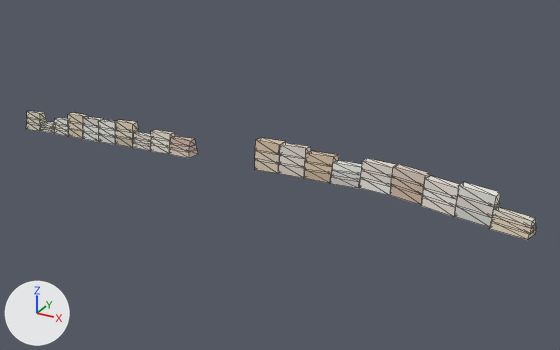
The glTF model assets/malta/countryside/farm_-22_-26_mid.glb, before and after one commit.
One viewpoint serves both versions: a camera (50 mm lens) standing at (371.0, -360.2, 75.5) and looking at (353.2, -327.7, 59.3). The lights are fixed; the arrows at lower left show +X, +Y and +Z. The first picture is the older version. Mesh edges are drawn as thin lines. Vertices at exactly the same position are counted once.

Names of what the first picture shows: 'geometry_0'.
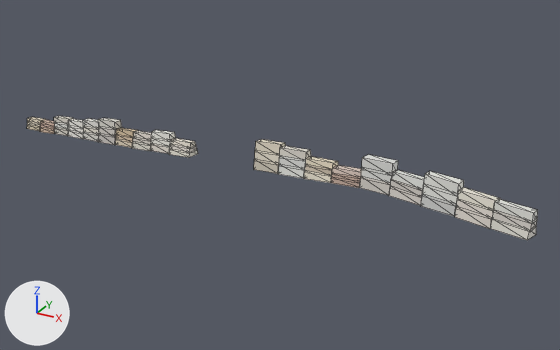
What differs and where, as boxes (x1, y1, x2, y2) in the pictures (560 x 350 px; the box of a moved part takes in the faces that stretch with it):
'geometry_0', reshaped, recoloured
    before: (26, 111, 537, 240)
    after: (27, 116, 538, 240)
part 1 of me_geometry_0, moved or reshaped
    before: (27, 117, 47, 126)
    after: (28, 122, 40, 126)
part 2 of me_geometry_0, moved or reshaped
    before: (27, 111, 46, 120)
    after: (27, 117, 46, 124)
part 3 of me_geometry_0, moved or reshaped
    before: (68, 122, 83, 131)
    after: (68, 125, 84, 135)
part 4 of me_geometry_0, moved or reshaped
    before: (68, 113, 88, 123)
    after: (68, 119, 84, 127)
part 5 of me_geometry_0, moved or reshaped
    before: (83, 116, 104, 127)
    after: (83, 118, 99, 128)
part 6 of me_geometry_0, moved or reshaped
    before: (115, 129, 139, 138)
    after: (116, 134, 133, 143)
part 7 of me_geometry_0, moved or reshaped
    before: (115, 120, 139, 131)
    after: (116, 128, 138, 137)
part 8 of me_geometry_0, moved or reshaped
    before: (170, 136, 196, 146)
    after: (170, 138, 196, 147)
part 9 of me_geometry_0, moved or reshaped
    before: (280, 143, 311, 158)
    after: (280, 146, 311, 161)
part 10 of me_geometry_0, moved or reshaped
    before: (305, 161, 332, 173)
    after: (305, 165, 333, 175)
part 11 of me_geometry_0, moved or reshaped
    before: (305, 151, 339, 167)
    after: (306, 156, 338, 169)
part 12 of me_geometry_0, moved or reshaped
    before: (332, 170, 361, 182)
    after: (331, 173, 361, 184)
part 13 of me_geometry_0, moved or reshaped
    before: (332, 160, 362, 176)
    after: (332, 165, 361, 177)
part 14 of me_geometry_0, moved or reshaped
    before: (360, 170, 392, 185)
    after: (361, 170, 393, 183)
part 15 of me_geometry_0, moved or reshaped
    before: (362, 158, 396, 176)
    after: (361, 155, 398, 176)
part 16 of me_geometry_0, moved or reshaped
    before: (391, 176, 424, 194)
    after: (391, 179, 423, 197)
part 17 of me_geometry_0, moved or reshaped
    before: (392, 164, 430, 185)
    after: (392, 170, 425, 189)
part 18 of me_geometry_0, moved or reshaped
    before: (255, 138, 537, 240)
    after: (255, 139, 538, 240)
part 19 of me_geometry_0, moved or reshaped
    before: (116, 137, 133, 148)
    after: (115, 139, 132, 148)
part 20 of me_geometry_0, recoloured
    both: (27, 117, 536, 240)

What the commit changed:
me_geometry_0 is used by ob_geometry_0; location (0.0, 0.0, 0.0).
me_geometry_0 had 456 vertices, 684 faces and spanned x 333.0..366.9, y -332.8..-325.2, z 57.7..62.7.
me_geometry_0 now has 456 vertices, 684 faces and spans x 333.0..366.9, y -332.8..-325.2, z 57.7..62.8.
me_geometry_0 part 1: the loose piece of 8 vertices spanning x 333.0..334.7, y -326.1..-325.3, z 58.0..58.7 is scaled about its middle by (1.01, 0.954, 0.703), then moved by (0.0, 0.0, -0.2).
me_geometry_0 part 2: the loose piece of 8 vertices spanning x 333.1..334.7, y -326.1..-325.3, z 58.4..59.0 is moved by (0.0, 0.0, -0.4).
me_geometry_0 part 3: the loose piece of 8 vertices spanning x 337.7..339.3, y -327.0..-326.2, z 58.7..59.5 is moved by (0.0, 0.0, -0.2).
me_geometry_0 part 4: the loose piece of 8 vertices spanning x 337.7..339.3, y -327.0..-326.3, z 59.1..59.9 is moved by (0.0, 0.0, -0.3).
me_geometry_0 part 5: the loose piece of 8 vertices spanning x 339.2..340.8, y -327.3..-326.5, z 59.3..60.0 is moved by (0.0, 0.0, -0.1).
me_geometry_0 part 6: the loose piece of 8 vertices spanning x 342.2..343.9, y -328.0..-327.2, z 59.4..60.1 is scaled about its middle by (1, 1.05, 0.725), then moved by (0.0, 0.0, -0.3).
me_geometry_0 part 7: the loose piece of 8 vertices spanning x 342.2..343.9, y -328.0..-327.2, z 59.8..60.6 is moved by (0.0, 0.0, -0.4).
me_geometry_0 part 8: the loose piece of 8 vertices spanning x 346.9..348.5, y -328.9..-328.1, z 60.1..60.7 is moved by (0.0, 0.0, -0.1).
me_geometry_0 part 9: the loose piece of 8 vertices spanning x 354.5..356.1, y -330.5..-329.7, z 61.5..62.3 is moved by (0.0, 0.0, -0.1).
me_geometry_0 part 10: the loose piece of 8 vertices spanning x 356.0..357.7, y -330.8..-330.0, z 61.2..61.9 is scaled about its middle by (0.997, 1.04, 0.846), then moved by (0.0, 0.0, -0.1).
me_geometry_0 part 11: the loose piece of 8 vertices spanning x 356.0..357.7, y -330.8..-330.0, z 61.5..62.2 is moved by (0.0, 0.0, -0.2).
me_geometry_0 part 12: the loose piece of 8 vertices spanning x 357.6..359.2, y -331.2..-330.2, z 61.3..61.9 is moved by (0.0, 0.0, -0.1).
me_geometry_0 part 13: the loose piece of 8 vertices spanning x 357.5..359.2, y -331.1..-330.3, z 61.6..62.2 is moved by (0.0, 0.0, -0.2).
me_geometry_0 part 14: the loose piece of 8 vertices spanning x 359.1..360.7, y -331.4..-330.6, z 61.6..62.2 is moved by (0.0, 0.0, 0.1).
me_geometry_0 part 15: the loose piece of 8 vertices spanning x 359.1..360.7, y -331.4..-330.7, z 62.0..62.6 is moved by (0.0, 0.0, 0.1).
me_geometry_0 part 16: the loose piece of 8 vertices spanning x 360.6..362.2, y -331.7..-330.9, z 61.7..62.3 is moved by (0.0, 0.0, -0.1).
me_geometry_0 part 17: the loose piece of 8 vertices spanning x 360.6..362.2, y -331.7..-330.9, z 62.1..62.7 is moved by (0.0, 0.0, -0.2).
me_geometry_0 part 18: 69 of 456 vertices moved; they spanned x 353.0..366.9, y -332.7..-329.4, z 61.2..62.7 and now span x 353.0..366.9, y -332.7..-329.4, z 61.1..62.8; mean shift (0.0, 0.0, 0.1); largest move (366.7, -332.6, 62.1) -> (366.7, -332.6, 62.5).
me_geometry_0 part 19: 4 of the vertices in x 342.2..343.9, y -328.0..-327.1, z 59.4..59.7 are moved by (0.0, 0.0, -0.2).
me_geometry_0 part 20: 684 faces centred in x 333.1..366.8, y -332.6..-325.4, z 57.7..62.7 are repainted in the vertex colours, in many colours.
Other edits to the shape of me_geometry_0 do not show in these pictures.
